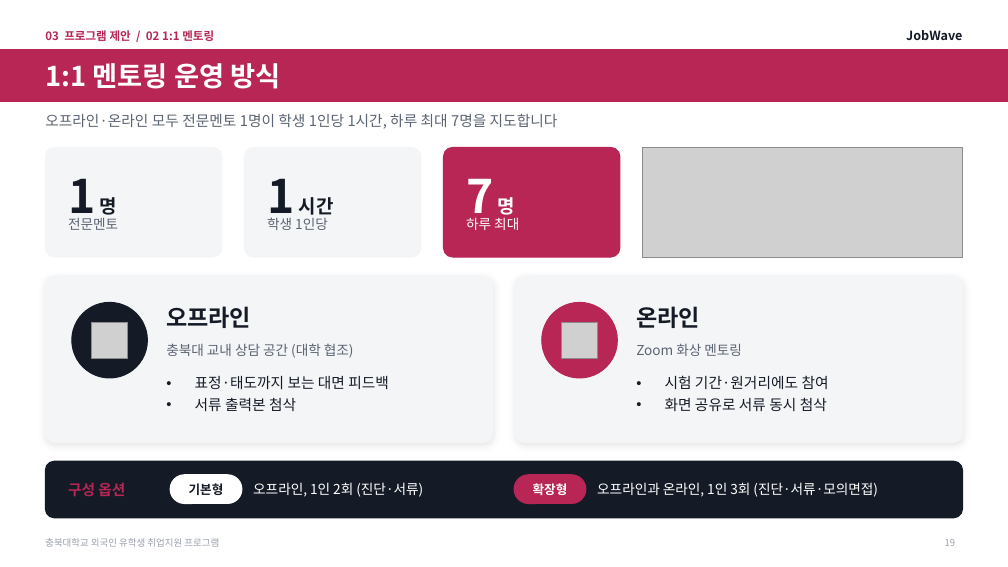
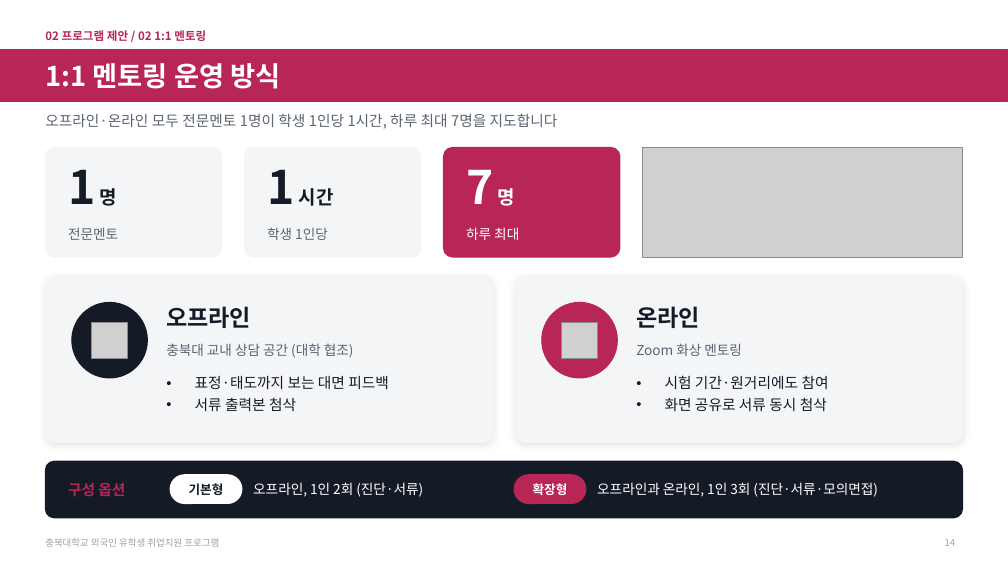
Before and after one commit to job-wave/Codex, a slide deck: slide 14 of output/jobwave-cbnu-proposal/JobWave_proposal_visual.pptx (slide 19 before the commit). Drawn at 1008x567 pixels with LibreOffice and Linux fonts; fonts in the diff are those of the drawing; grey boxes stand for pictures; background and template pictures are left out. Boxes give left, top, right and bottom in pixels: in the first picture for what was removed or moved away, otherwise in the second. Text is boxed around its words. In the diff, an @@ line names an element or a change of style, - is before the commit and + after.

```diff
--- a/output/jobwave-cbnu-proposal/JobWave_proposal_visual.pptx
+++ b/output/jobwave-cbnu-proposal/JobWave_proposal_visual.pptx
@@ text at (45,30,206,41): text changed @@
-03 프로그램 제안 / 02 1:1 멘토링
+02 프로그램 제안 / 02 1:1 멘토링
@@ text removed at (906,30,962,40) @@
-JobWave
@@ text "1 명" rewrapped from (68,178,117,225) to (68,169,117,206) @@
@@ text "1 시간" rewrapped from (267,178,334,225) to (267,169,334,206) @@
@@ text "7 명" rewrapped from (466,178,515,225) to (466,169,515,206) @@
@@ vertical alignment top to middle in 3 elements at (68,227,118,240), (267,227,328,240), (466,227,519,240) @@
```
Also in this commit, not shown: 37 other slides changed, 5 slides removed, 8 other files.
